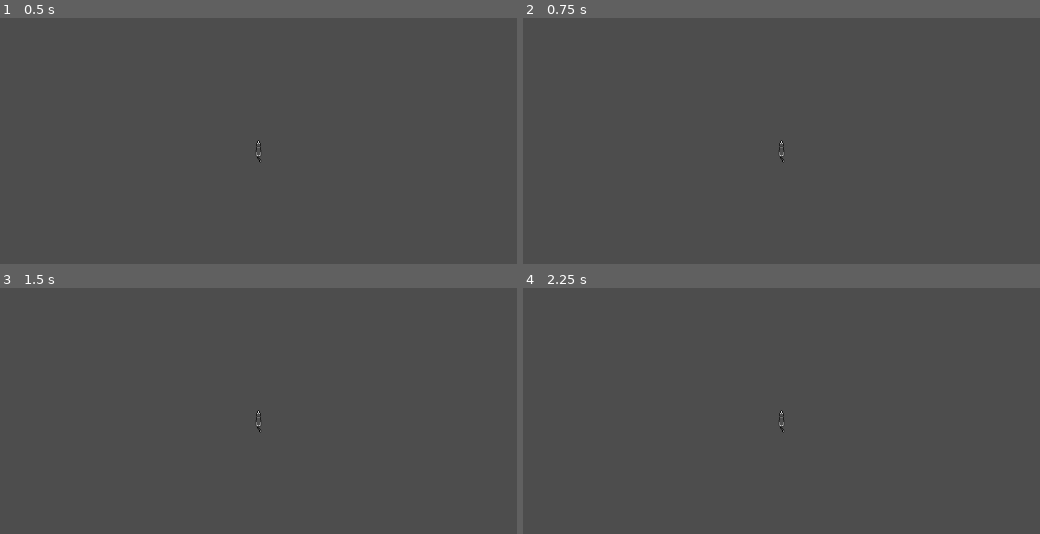
Above: before the commit, frames 1-4 (two rows, left to right).
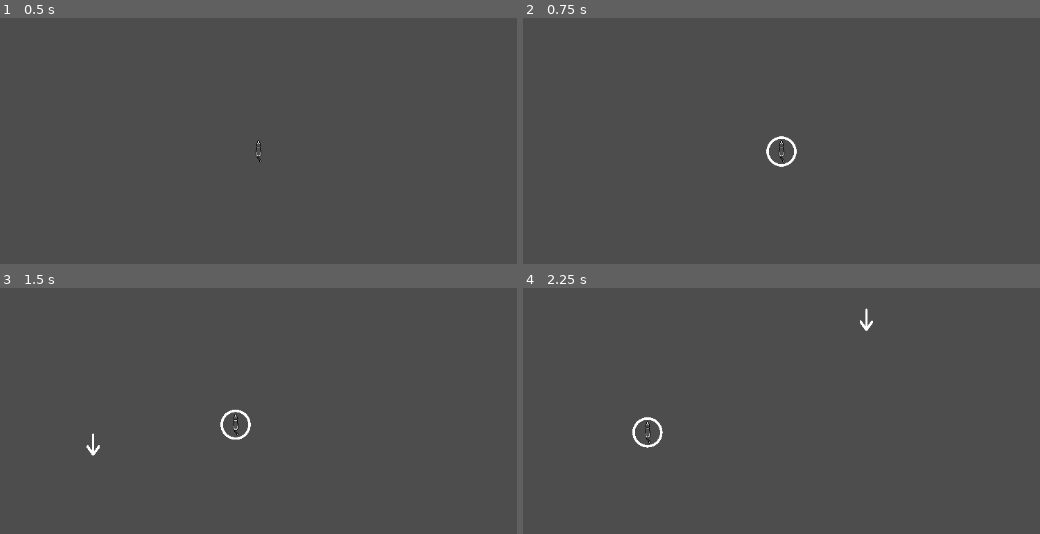
Above: after the commit, the same moments.

Repository: SentientDragon5/CMPM-170-Sheepdog-Herding
Game: Godot game, scene res://main.tscn
The game is run twice, just before and just after one commit, with the same random seed, the same clock (stepped at 60 frames per second) and the same inputs.
Inputs (mouse positions are in pixels of both pictures, inside the frame that each line leads up to):
- Up to frame 1 (0.5 s): no input
- Up to frame 2 (0.75 s): tap Enter at 0.5 s; click (781, 150) at 0.67 s
- Up to frame 3 (1.5 s): tap Space at 1.25 s; move the mouse to (98, 442) at 1.27 s; click (98, 442) at 1.42 s
- Up to frame 4 (2.25 s): move the mouse to (859, 322) at 2.02 s; click (859, 322) at 2.17 s

Frame 1 is identical in both runs. In frame 2, 0.2% of the frame differs, in the area x 47-53%, y 47-61%; in frame 3, 0.4%, in the area x 16-51%, y 49-69%; in frame 4, 0.4%.

Commit message:
add icons, and simple navigation

Diff:
--- /dev/null
+++ b/art/arrow-small-down.svg
@@ -0,0 +1,38 @@
+<?xml version="1.0" encoding="UTF-8" standalone="no"?>
+<svg
+   id="Outline"
+   viewBox="0 0 24 24"
+   width="512"
+   height="512"
+   version="1.1"
+   sodipodi:docname="arrow-small-down.svg"
+   inkscape:version="1.4.2 (f4327f4, 2025-05-13)"
+   xmlns:inkscape="http://www.inkscape.org/namespaces/inkscape"
+   xmlns:sodipodi="http://sodipodi.sourceforge.net/DTD/sodipodi-0.dtd"
+   xmlns="http://www.w3.org/2000/svg"
+   xmlns:svg="http://www.w3.org/2000/svg">
+  <defs
+     id="defs1" />
+  <sodipodi:namedview
+     id="namedview1"
+     pagecolor="#505050"
+     bordercolor="#ffffff"
+     borderopacity="1"
+     inkscape:showpageshadow="0"
+     inkscape:pageopacity="0"
+     inkscape:pagecheckerboard="1"
+     inkscape:deskcolor="#505050"
+     inkscape:zoom="2.3691406"
+     inkscape:cx="255.78895"
+     inkscape:cy="255.78895"
+     inkscape:window-width="2560"
+     inkscape:window-height="1494"
+     inkscape:window-x="2869"
+     inkscape:window-y="-11"
+     inkscape:window-maximized="1"
+     inkscape:current-layer="Outline" />
+  <path
+     d="M17.71,12.71a1,1,0,0,0-1.42,0L13,16V6a1,1,0,0,0-2,0V16L7.71,12.71a1,1,0,0,0-1.42,0,1,1,0,0,0,0,1.41l4.3,4.29A2,2,0,0,0,12,19h0a2,2,0,0,0,1.4-.59l4.3-4.29A1,1,0,0,0,17.71,12.71Z"
+     id="path1"
+     style="fill:#ffffff" />
+</svg>
--- /dev/null
+++ b/art/circle.svg
@@ -0,0 +1,38 @@
+<?xml version="1.0" encoding="UTF-8" standalone="no"?>
+<svg
+   id="Outline"
+   viewBox="0 0 24 24"
+   width="512"
+   height="512"
+   version="1.1"
+   sodipodi:docname="circle.svg"
+   inkscape:version="1.4.2 (f4327f4, 2025-05-13)"
+   xmlns:inkscape="http://www.inkscape.org/namespaces/inkscape"
+   xmlns:sodipodi="http://sodipodi.sourceforge.net/DTD/sodipodi-0.dtd"
+   xmlns="http://www.w3.org/2000/svg"
+   xmlns:svg="http://www.w3.org/2000/svg">
+  <defs
+     id="defs1" />
+  <sodipodi:namedview
+     id="namedview1"
+     pagecolor="#505050"
+     bordercolor="#ffffff"
+     borderopacity="1"
+     inkscape:showpageshadow="0"
+     inkscape:pageopacity="0"
+     inkscape:pagecheckerboard="1"
+     inkscape:deskcolor="#505050"
+     inkscape:zoom="2.3691406"
+     inkscape:cx="255.78895"
+     inkscape:cy="256"
+     inkscape:window-width="2560"
+     inkscape:window-height="1494"
+     inkscape:window-x="2869"
+     inkscape:window-y="-11"
+     inkscape:window-maximized="1"
+     inkscape:current-layer="Outline" />
+  <path
+     d="M12,0A12,12,0,1,0,24,12,12,12,0,0,0,12,0Zm0,22A10,10,0,1,1,22,12,10,10,0,0,1,12,22Z"
+     id="path1"
+     style="fill:#ffffff" />
+</svg>
--- a/main.tscn
+++ b/main.tscn
@@ -11,7 +11,6 @@
 [node name="Main" type="Node2D"]
 
 [node name="NavigationRegion2D" type="NavigationRegion2D" parent="."]
-visible = false
 navigation_polygon = SubResource("NavigationPolygon_7dm0k")
 
 [node name="Dog" parent="." instance=ExtResource("1_0xm2m")]
--- a/prefabs/dog.tscn
+++ b/prefabs/dog.tscn
@@ -1,7 +1,9 @@
-[gd_scene load_steps=4 format=3 uid="uid://qcagqecamniv"]
+[gd_scene load_steps=6 format=3 uid="uid://qcagqecamniv"]
 
 [ext_resource type="Script" uid="uid://dw60jwicwctye" path="res://scripts/dog.gd" id="1_aqts3"]
 [ext_resource type="Texture2D" uid="uid://lheafn4o3xhv" path="res://art/dog.png" id="2_sft77"]
+[ext_resource type="Texture2D" uid="uid://bopcvq4r677th" path="res://art/circle.svg" id="3_asnll"]
+[ext_resource type="Texture2D" uid="uid://c0kx13j3gb450" path="res://art/arrow-small-down.svg" id="4_6375x"]
 
 [sub_resource type="CapsuleShape2D" id="CapsuleShape2D_0xm2m"]
 
@@ -16,3 +18,14 @@
 
 [node name="CollisionShape2D" type="CollisionShape2D" parent="."]
 shape = SubResource("CapsuleShape2D_0xm2m")
+
+[node name="Selected" type="Sprite2D" parent="."]
+visible = false
+scale = Vector2(0.085, 0.085)
+texture = ExtResource("3_asnll")
+
+[node name="GoalArrow" type="Sprite2D" parent="."]
+visible = false
+position = Vector2(-1.5258789e-05, -79)
+scale = Vector2(0.076171875, 0.10546875)
+texture = ExtResource("4_6375x")
--- a/scripts/cam.gd
+++ b/scripts/cam.gd
@@ -7,5 +7,5 @@
 
 
 # Called every frame. 'delta' is the elapsed time since the previous frame.
-func _process(delta: float) -> void:
+func _process(_delta: float) -> void:
 	pass
--- a/scripts/dog.gd
+++ b/scripts/dog.gd
@@ -2,20 +2,37 @@
 
 @onready var agent : NavigationAgent2D = $NavigationAgent2D
 
-@export var move_speed : float = 2000
-var goal : Vector2
+@onready var selected_ui: Sprite2D = $Selected
+@onready var goal_arrow: Sprite2D = $GoalArrow
+
+@export var my_color : Color = Color.RED
+
+@export var _selected : bool = false
+var selected:
+	get:
+		return _selected
+	set(value):
+		_selected = value
+		selected_ui.visible = _selected
+
+@export var move_speed : float = 500
 
 # Called when the node enters the scene tree for the first time.
 func _ready() -> void:
-	pass # Replace with function body.
+	selected = false
 
 
 # Called every frame. 'delta' is the elapsed time since the previous frame.
 func _process(_delta: float) -> void:
-	pass
 
 	if not agent.is_navigation_finished():
+		goal_arrow.global_position = agent.target_position
+		goal_arrow.visible = true
 		velocity = global_position.direction_to(agent.get_next_path_position()) * move_speed
+	else:
+		goal_arrow.visible = false
+		velocity = Vector2.ZERO
+	move_and_slide()
 
 func _mouse_enter() -> void:
 	#print(name, " mouse enter")
@@ -30,10 +47,14 @@
 		if event.pressed:
 			if event.button_index == MOUSE_BUTTON_LEFT:
 				print(name, " has been clicked")
-				pass
+				selected = true
 
 func _unhandled_input(event: InputEvent) -> void:
 	if event is InputEventMouseButton:
 		if event.pressed:
 			if event.button_index == MOUSE_BUTTON_LEFT:
 				print("mouse clicked at ", get_global_mouse_position())
+				if selected:
+					agent.target_position = get_global_mouse_position()
+			if event.button_index == MOUSE_BUTTON_RIGHT:
+				selected = false
Not shown, added: art/arrow-small-down.svg.import
Not shown, added: art/circle.svg.import
